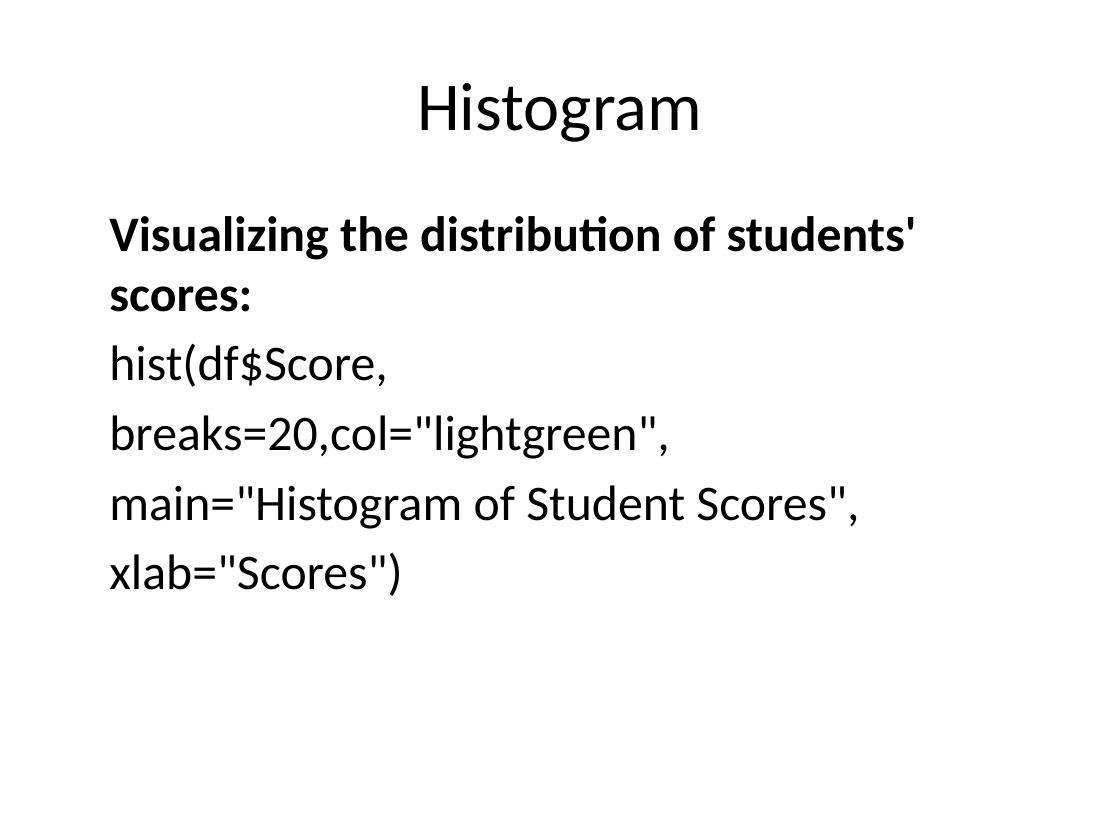
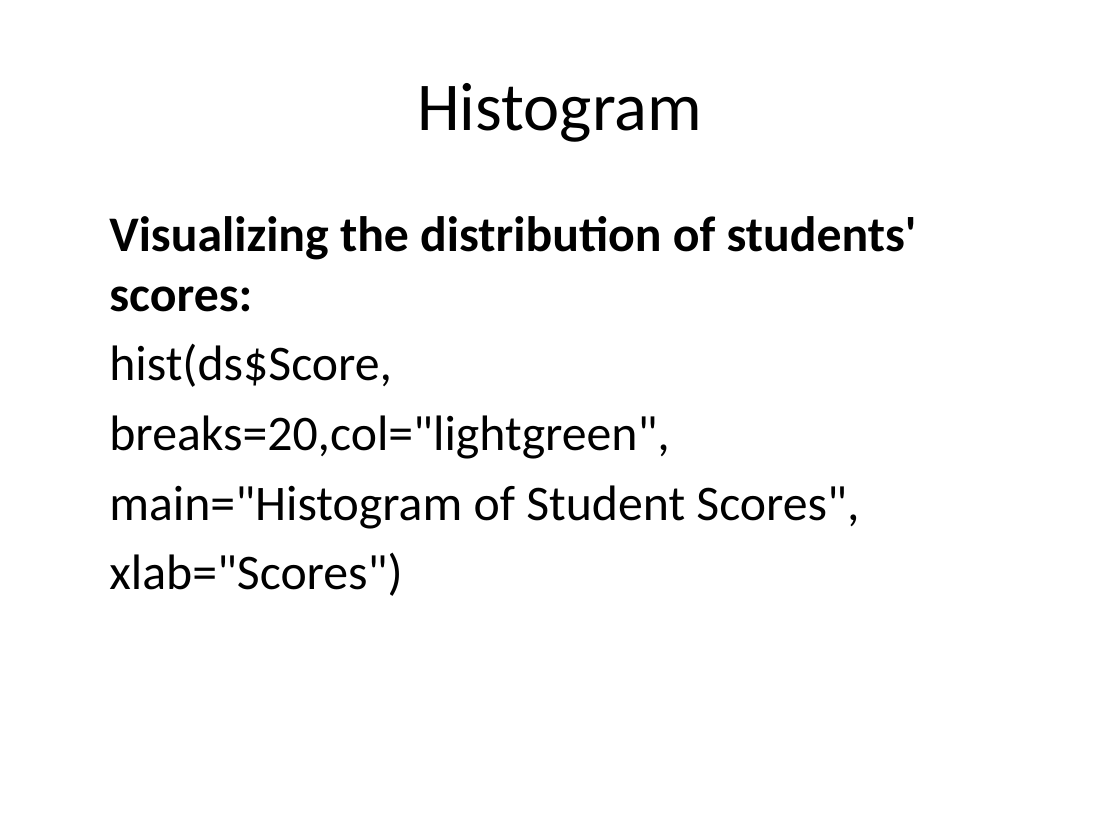
Before and after one commit to lacksinho/r-training-intro-visualization, a slide deck: slide 4 of Visualization_Techniques_with_R.pptx. Drawn at 1120x840 pixels with LibreOffice and Linux fonts; fonts in the diff are those of the drawing. Boxes give left, top, right and bottom in pixels: in the first picture for what was removed or moved away, otherwise in the second. Text is boxed around its words. In the diff, an @@ line names an element or a change of style, - is before the commit and + after.

```diff
--- a/Visualization_Techniques_with_R.pptx
+++ b/Visualization_Techniques_with_R.pptx
@@ text at (109,343,392,387): text changed @@
-hist(df$Score,
+hist(ds$Score,
```
Also in this commit, not shown: 7 other slides changed, 1 slide added, 2 slides removed, 2 other files.
